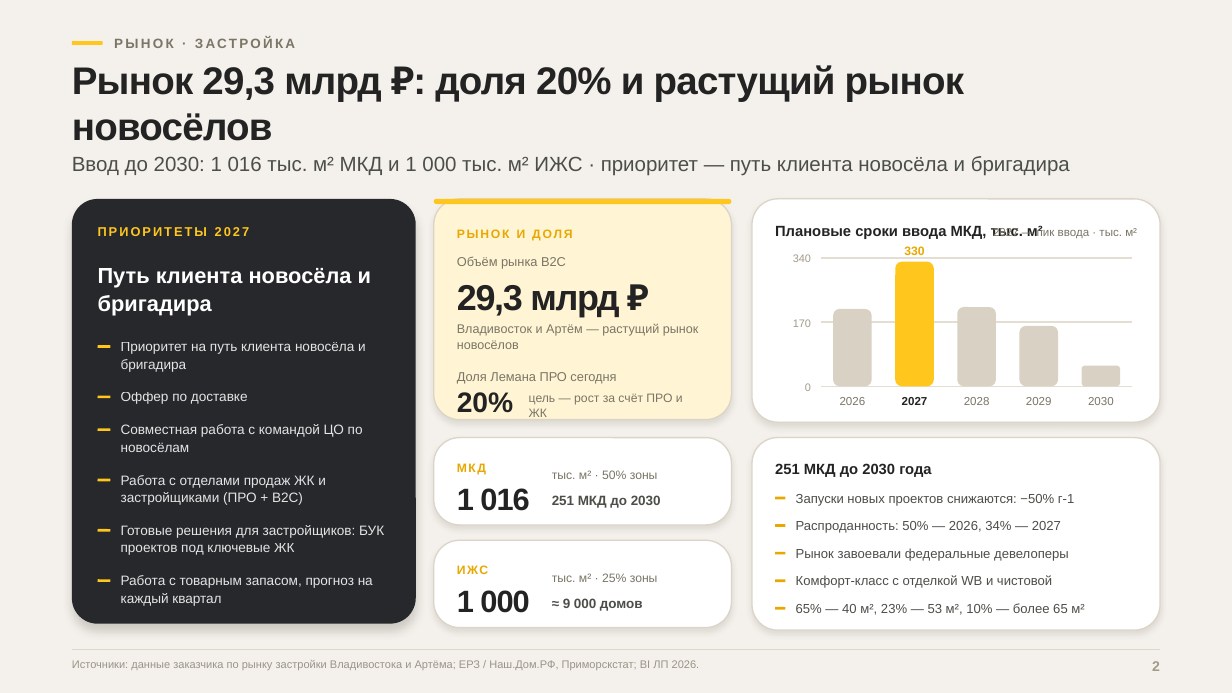
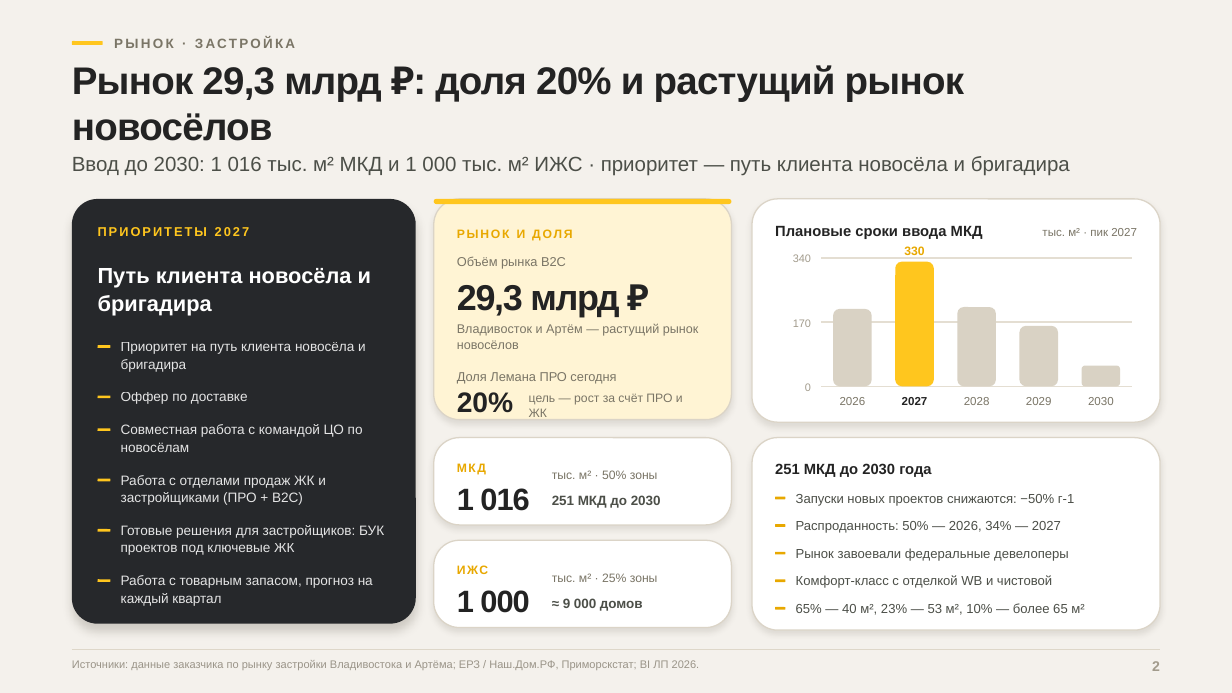
Before and after one commit to dmitrypalych44-ai/cloude, a slide deck: slide 2 of presentation/out/strategiya-2027-classic.pptx. Drawn at 1232x693 pixels with LibreOffice and Linux fonts; fonts in the diff are those of the drawing. Boxes give left, top, right and bottom in pixels: in the first picture for what was removed or moved away, otherwise in the second. Text is boxed around its words. In the diff, an @@ line names an element or a change of style, - is before the commit and + after.

```diff
--- a/presentation/out/strategiya-2027-classic.pptx
+++ b/presentation/out/strategiya-2027-classic.pptx
@@ text at (775, 226, 983, 239): text changed @@
-Плановые сроки ввода МКД, тыс. м²
+Плановые сроки ввода МКД
@@ text at (1042, 228, 1137, 236): text changed @@
-2027 — пик ввода · тыс. м²
+тыс. м² · пик 2027
```
Also in this commit, not shown: 3 other slides changed, 18 other files.
